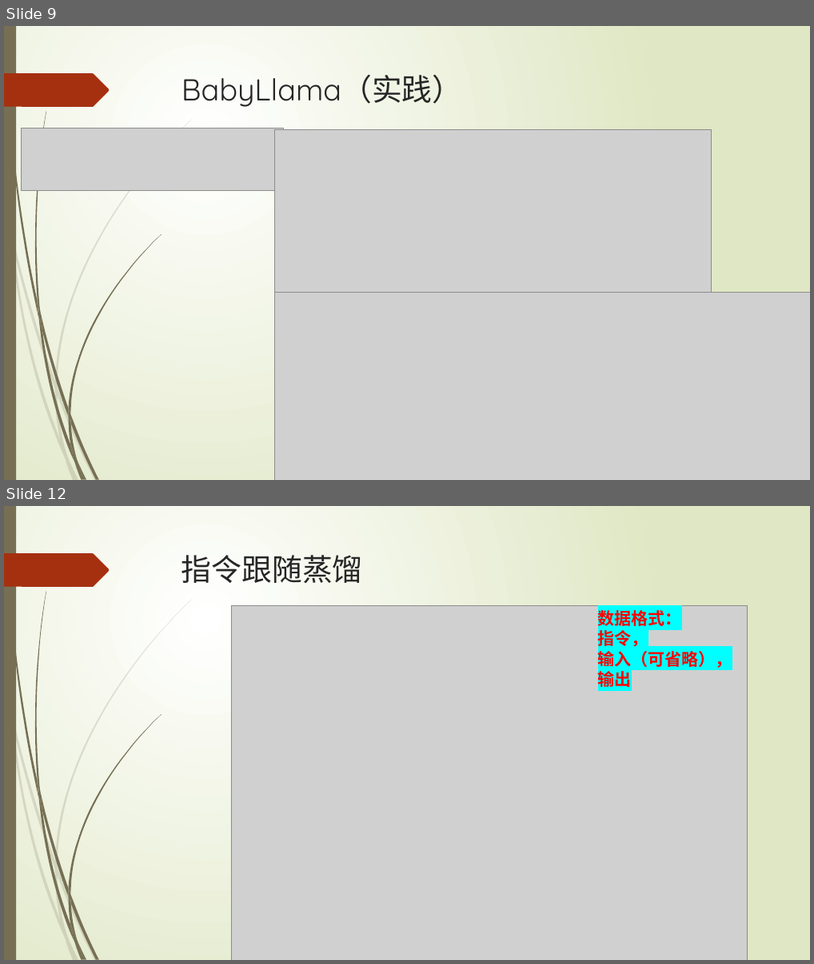
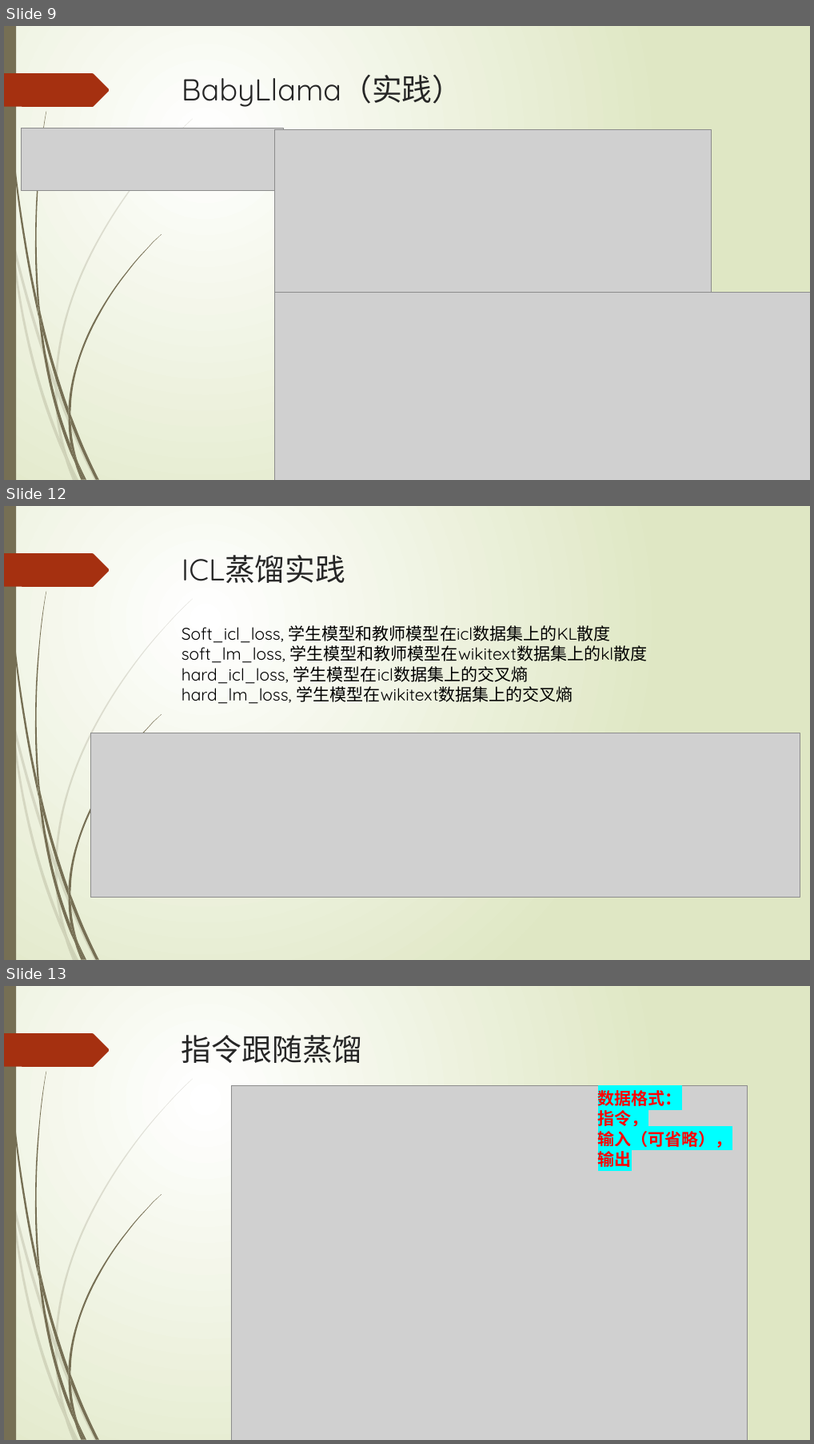
Before and after one commit to datawhalechina/llm-deploy, a slide deck: PPT/distillation.pptx. Shown one above the other, each under a label of ours: slides 9 and 12 before the commit, slides 9, 12 and 13 after it; the slides between them are not shown. The pictures are 814x964 and 814x1444 pixels, drawn with LibreOffice and Linux fonts; fonts in the diff are those of the drawing; grey boxes stand for pictures. Boxes give left, top, right and bottom in pixels: in the first picture for what was removed or moved away, otherwise in the second. Text is boxed around its words. In the diff, an @@ line names an element or a change of style, - is before the commit and + after.

```diff
--- a/PPT/distillation.pptx
+++ b/PPT/distillation.pptx
@@ slide 12 added at (4,506,810,960), background gradient #FFFFFF to #DFE8C4; not listed: 24 template elements that a slide beside it also shows @@
@@ title added at (182,555,346,583), 36 pt, text #262626 @@
+ICL蒸馏实践
@@ text added at (182,625,648,704), 20 pt, text #000000 @@
+Soft_icl_loss, 学生模型和教师模型在icl数据集上的KL散度
+soft_lm_loss, 学生模型和教师模型在wikitext数据集上的kl散度
+hard_icl_loss, 学生模型在icl数据集上的交叉熵
+hard_lm_loss, 学生模型在wikitext数据集上的交叉熵
@@ picture added at (90,733,800,896) @@
@@ what was slide 12 is now slide 13 @@
```
Also in this commit, not shown: 5 slides changed, 3 other slides added, 1 other file.
